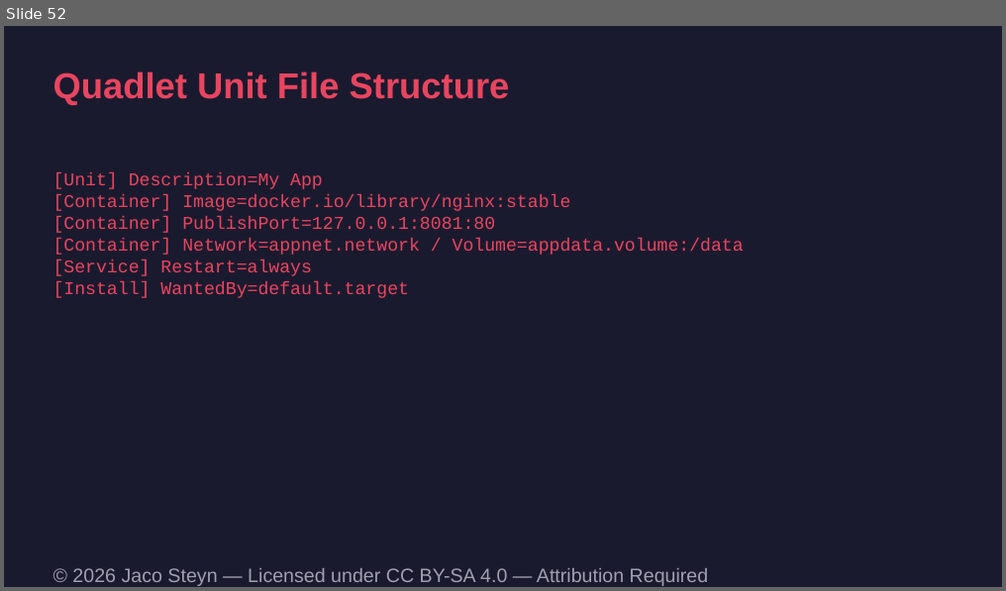
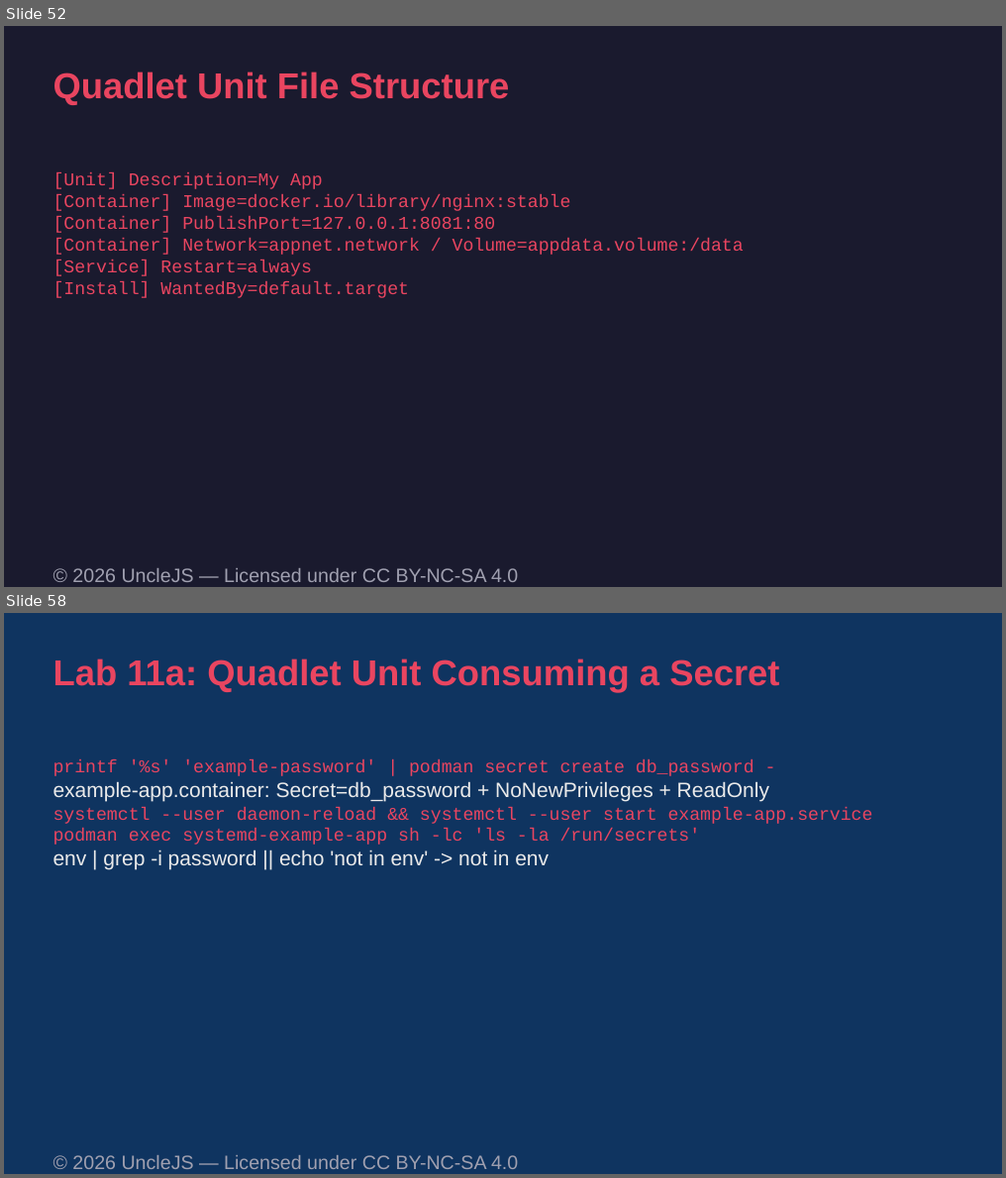
Before and after one commit to UncleJS/course_podman, a slide deck: slides/podman-course.odp. Shown one above the other, each under a label of ours: slide 52 before the commit, slides 52 and 58 after it; the slides between them are not shown. The pictures are 1006x591 and 1006x1178 pixels, drawn with LibreOffice and Linux fonts; fonts in the diff are those of the drawing. Boxes give left, top, right and bottom in pixels: in the first picture for what was removed or moved away, otherwise in the second. Text is boxed around its words. In the diff, an @@ line names an element or a change of style, - is before the commit and + after.

Commit message:
Apply project review: 11a rename, AGENTS.md, containerized builds, fresh artifacts
Full review findings and resolutions are documented in REVIEW.md.

- Rename modules/11-quadlet-secrets.md to 11a-quadlet-secrets.md to match
  COURSE_OUTLINE's "Module 11a"; update heading and all references
- Replace AGENTS.md (was unrelated generic tooling config) with
  course-specific agent instructions
- Document the module numbering scheme (00-14 core, 11a add-on,
  80 capstone, 90 elective) in README.md and MODULES.md
- Integrate the five cheatsheets into README.md and MODULES.md
- Explain the intentional 8084 vs 8080 webpod port difference in
  examples/quadlet/webpod.yaml and Module 10
- Add a dedicated six-slide 11a-quadlet-secrets deck to build_slides.py,
  plus an actionable error when odfpy is missing
- Rework builds to Podman named-volume staging: no bind mounts and no
  host python/pip; add scripts/build-slides.sh wrapper that installs
  odfpy inside a throwaway container
- Transliterate LaTeX-unfriendly Unicode during PDF assembly (the
  post-rewrite symbols had silently broken the pdflatex build)
- Rebuild dist/course_podman.{md,pdf} and all 21 slide decks, stale
  since the 2026-03-26 module rewrite

```diff
--- a/slides/podman-course.odp
+++ b/slides/podman-course.odp
@@ slide 58 added at (4, 613, 1002, 1174), background #0F3460 @@
@@ text added at (54, 659, 779, 692), 26 pt, text #E94560, bold @@
+Lab 11a: Quadlet Unit Consuming a Secret
@@ text added at (54, 761, 873, 870), 13 pt, text #E94560 @@
+printf '%s' 'example-password' | podman secret create db_password -
+example-app.container: Secret=db_password + NoNewPrivileges + ReadOnly
+systemctl --user daemon-reload && systemctl --user start example-app.service
+podman exec systemd-example-app sh -lc 'ls -la /run/secrets'
+env | grep -i password || echo 'not in env' -> not in env
@@ text added at (72, 1156, 518, 1169), 14 pt, text #A0A0B0 @@
+© 2026 UncleJS — Licensed under CC BY-NC-SA 4.0
@@ slide 52 changed as well @@
@@ text at (72, 569, 518, 582): text changed @@
-© 2026 Jaco Steyn — Licensed under CC BY-SA 4.0 — Attribution Required
+© 2026 UncleJS — Licensed under CC BY-NC-SA 4.0
```
Also in this commit, not shown: 71 other slides changed, 4 other slides added, 33 other files.
